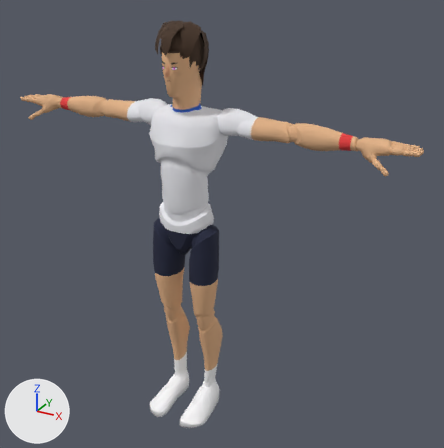
Renders of the glTF model sweetspot/models/players/p04.glb from each side of a commit.
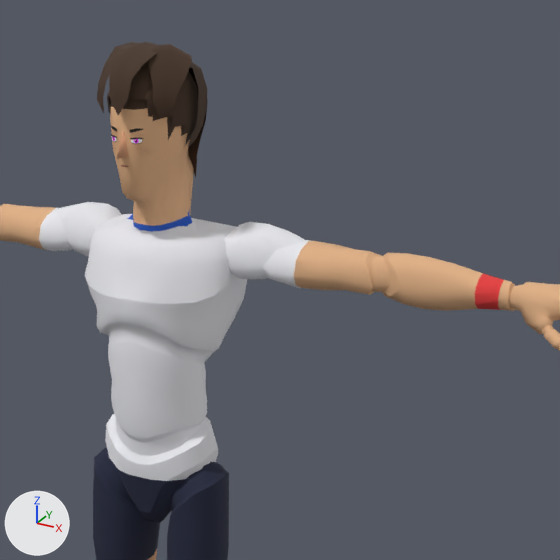
Each version appears first whole from a 50 mm camera at (1.36, -2.145, 2.086) aimed at (0.141, 0.072, 0.978), and next in a close-up on the part from 24% to 86% of the width and 0% to 61% of the height. The lights are fixed; the arrows at lower left show +X, +Y and +Z. The last two pictures show the newer version. Vertices at exactly the same position are counted once.

Names of what the first close-up shows: 'Body', 'Face', 'Hair', 'Nose'.
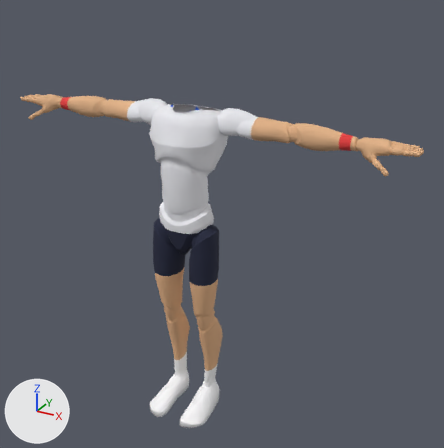
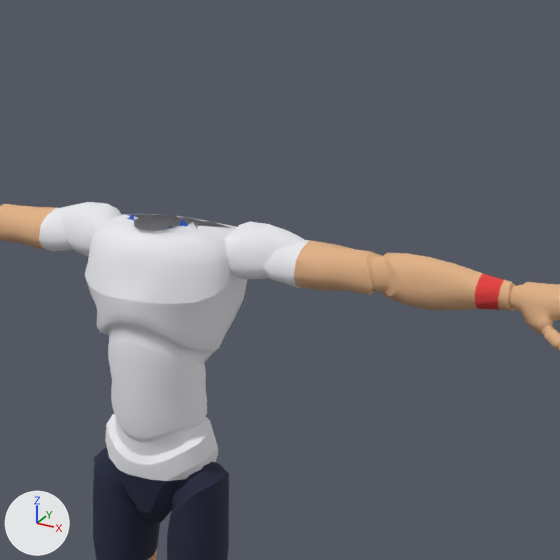
Boxes [x1, y1, x2, y2] around the edits, measured in the close-ups (560 x 560 px):
'Body', reshaped
    before: [0, 99, 560, 560]
    after: [0, 202, 560, 560]
'Hair', deleted (brown)
    before: [97, 42, 208, 177]
'Nose', deleted
    before: [117, 131, 128, 159]
'Face', deleted
    before: [111, 126, 143, 167]
part 1 of me_mannequin, cut back
    before: [110, 99, 230, 234]
    after: [140, 230, 162, 234]

The change in detail:
me_mannequin is used by ob_body; location (0.0, 0.0, 0.0).
me_mannequin had 7378 vertices, 14511 faces and spanned x -0.97..0.97, y -0.21..0.14, z 0.0..1.81.
me_mannequin now has 7088 vertices, 13890 faces and spans x -0.97..0.97, y -0.21..0.14, z 0.0..1.51.
me_mannequin part 1: 3 vertices moved within x -0.01..0.01, y -0.04, z 1.49; 290 vertices removed from x -0.07..0.07, y -0.11..0.09, z 1.49..1.81.
Object 'Face' (ob_face) is deleted.
Object 'Hair' (ob_hair) is deleted.
Object 'Nose' (ob_nose) is deleted.
